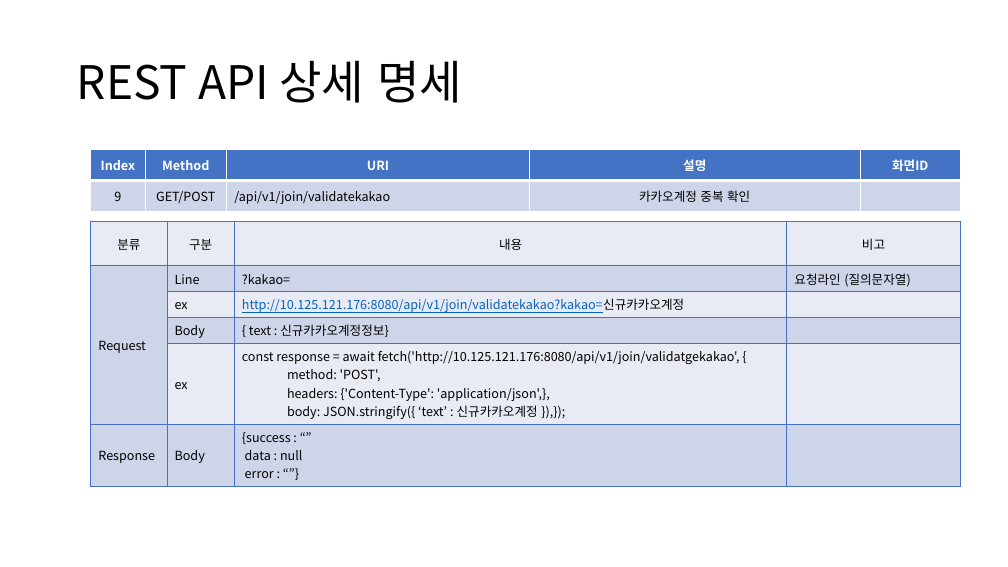
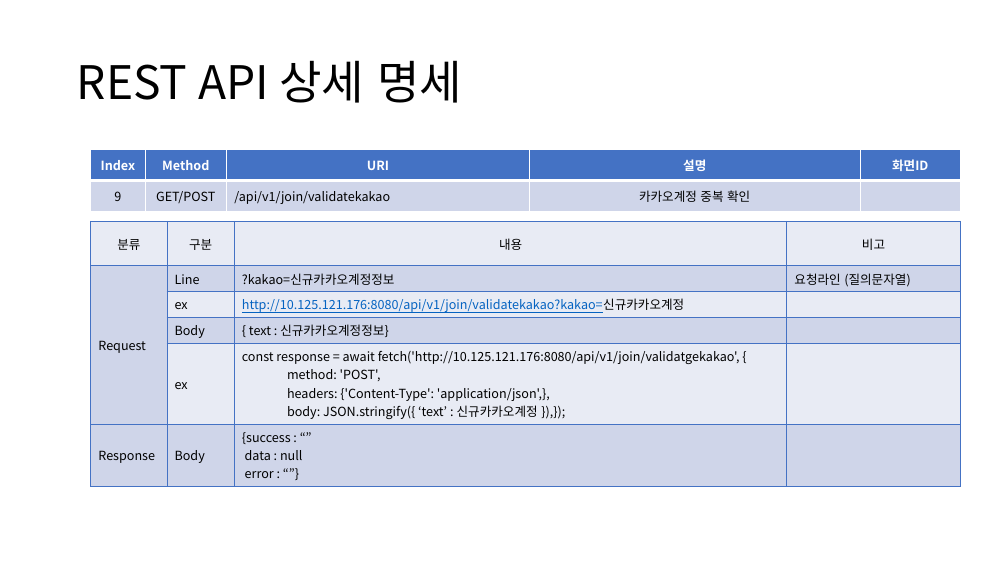
Before and after one commit to sujidaddy/workspace_miniproject, a slide deck: slide 31 of 미니프로젝트계획서제출용.pptx. Drawn at 1008x567 pixels with LibreOffice and Linux fonts; fonts in the diff are those of the drawing. Boxes give left, top, right and bottom in pixels: in the first picture for what was removed or moved away, otherwise in the second. Text is boxed around its words. In the diff, an @@ line names an element or a change of style, - is before the commit and + after.

Commit message:
지도에 회원정보 연결 추가

```diff
--- a/미니프로젝트계획서제출용.pptx
+++ b/미니프로젝트계획서제출용.pptx
@@ table at (91,222,960,482) @@
-row 2, column 3: ?kakao=
+row 2, column 3: ?kakao=신규카카오계정정보
```
Also in this commit, not shown: 15 other slides changed, 38 other files.
